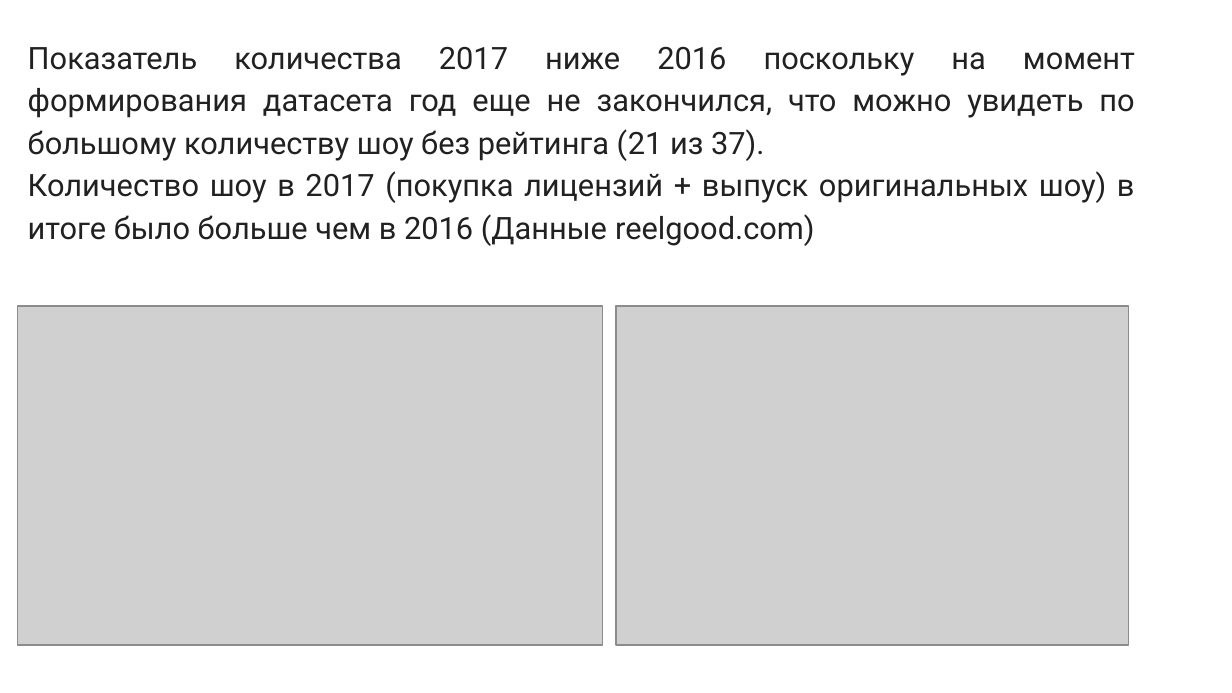
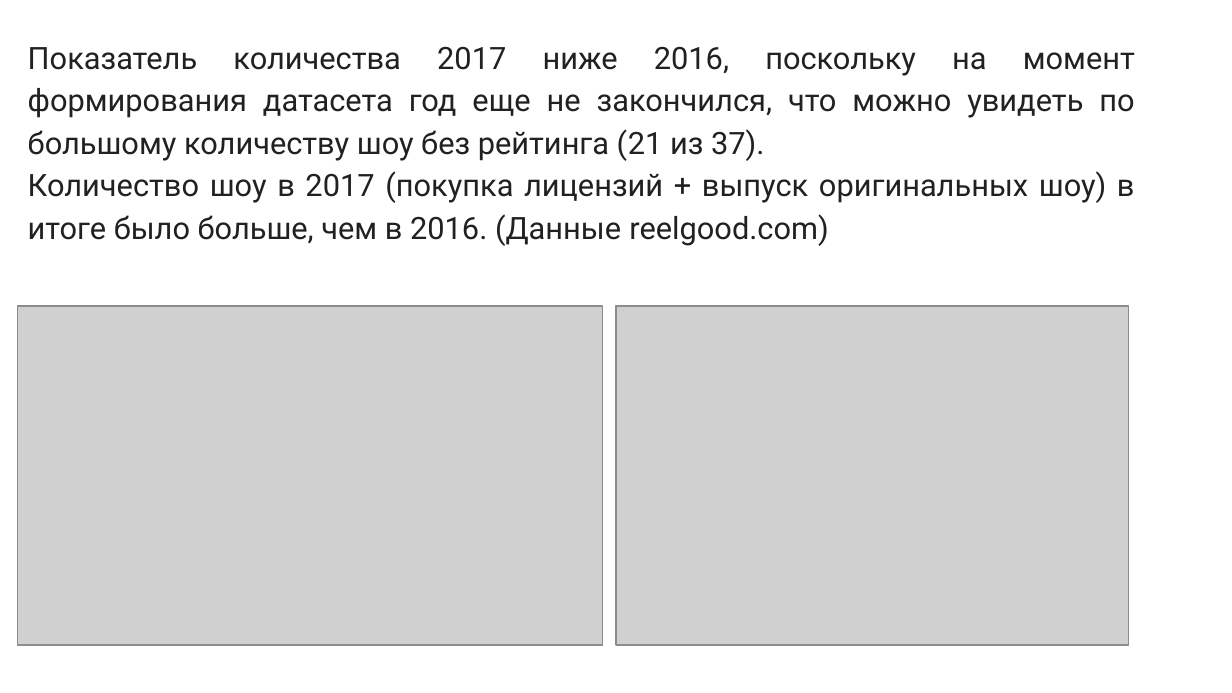
Before and after one commit to Dimildizio/DS_course, a slide deck: slide 13 of EDA_group_slides.pptx. Drawn at 1232x693 pixels with LibreOffice and Linux fonts; fonts in the diff are those of the drawing; grey boxes stand for pictures. Boxes give left, top, right and bottom in pixels: in the first picture for what was removed or moved away, otherwise in the second. Text is boxed around its words. In the diff, an @@ line names an element or a change of style, - is before the commit and + after.

```diff
--- a/EDA_group_slides.pptx
+++ b/EDA_group_slides.pptx
@@ text at (x1=28, y1=46, x2=1135, y2=246): text changed @@
-Показатель количества 2017 ниже 2016 поскольку на момент формирования датасета год еще не закончился, что можно увидеть по большому количеству шоу без рейтинга (21 из 37).
-Количество шоу в 2017 (покупка лицензий + выпуск оригинальных шоу) в итоге было больше чем в 2016 (Данные reelgood.com)
+Показатель количества 2017 ниже 2016, поскольку на момент формирования датасета год еще не закончился, что можно увидеть по большому количеству шоу без рейтинга (21 из 37).
+Количество шоу в 2017 (покупка лицензий + выпуск оригинальных шоу) в итоге было больше, чем в 2016. (Данные reelgood.com)
```
Also in this commit, not shown: 19 other slides changed.
